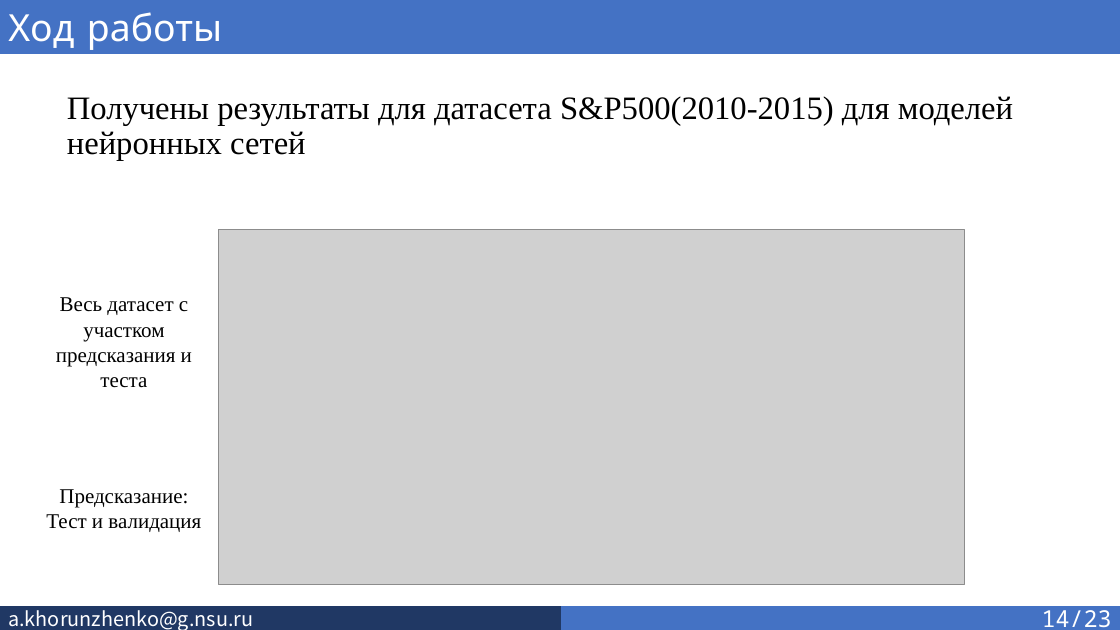
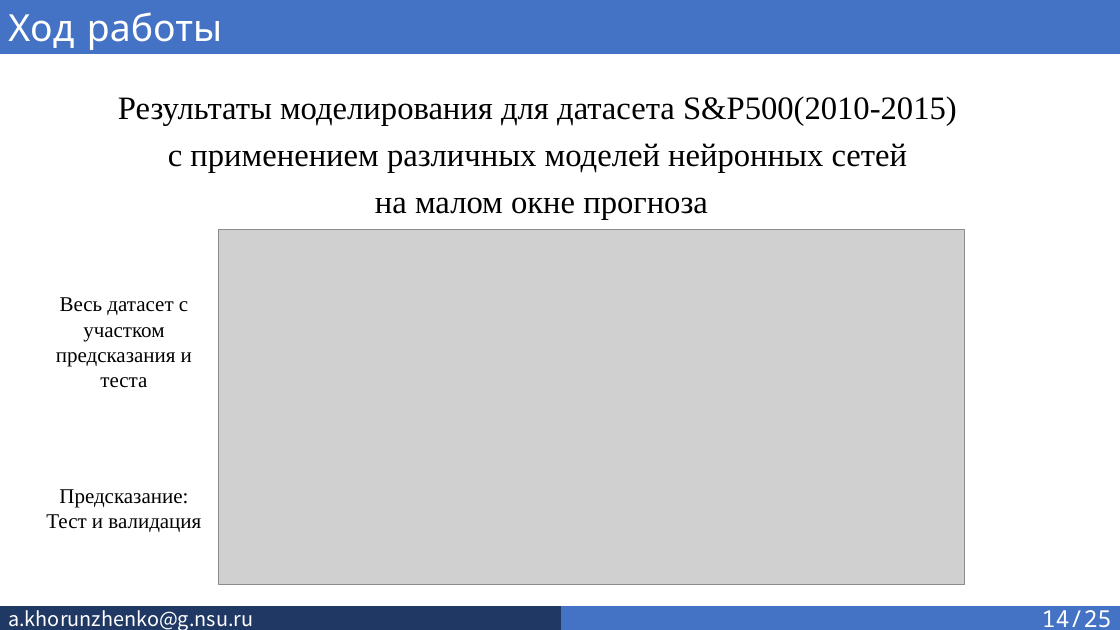
Before and after one commit to SkivHisink/MasterWork, a slide deck: slide 14 of Text/Хорунженко_презентация_4_сем.pptx. Drawn at 1120x630 pixels with LibreOffice and Linux fonts; fonts in the diff are those of the drawing; grey boxes stand for pictures. Boxes give left, top, right and bottom in pixels: in the first picture for what was removed or moved away, otherwise in the second. Text is boxed around its words. In the diff, an @@ line names an element or a change of style, - is before the commit and + after.

Commit message:
Added results
Added result table
Fixed text
Fixed presentation

```diff
--- a/Text/Хорунженко_презентация_4_сем.pptx
+++ b/Text/Хорунженко_презентация_4_сем.pptx
@@ text at <box>118,96,957,219</box>: text changed @@
-Получены результаты для датасета S&P500(2010-2015) для моделей нейронных сетей
+Результаты моделирования для датасета S&P500(2010-2015)
+с применением различных моделей нейронных сетей
+на малом окне прогноза
@@ text in rectangle at <box>1042,610,1112,627</box>: text changed @@
-14/23
+14/25
```
Also in this commit, not shown: 22 other slides changed, 2 slides added, 4 other files.
